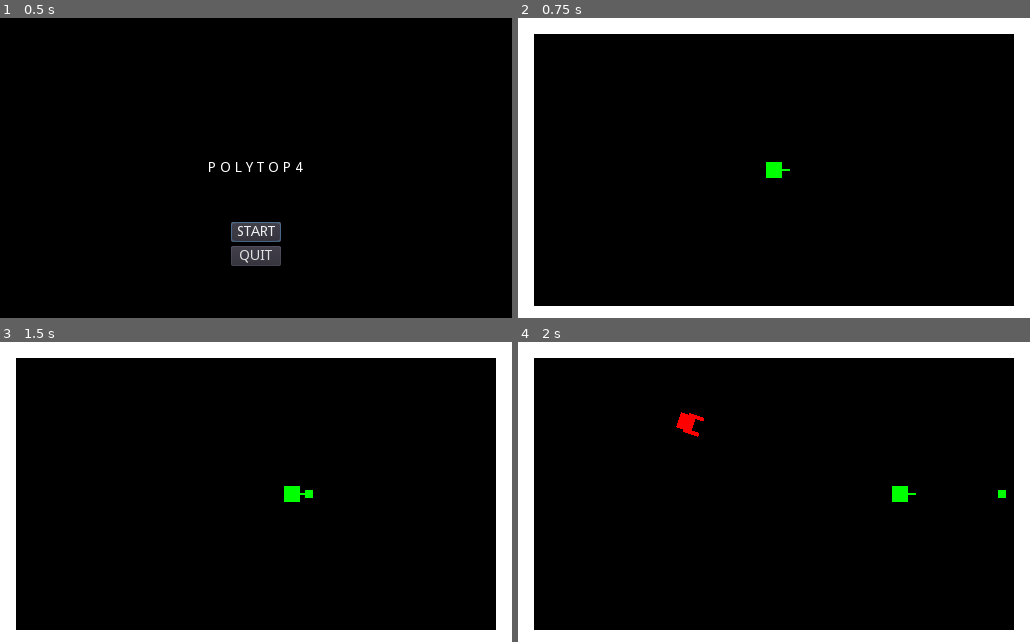
Above: before the commit, frames 1-4 (two rows, left to right).
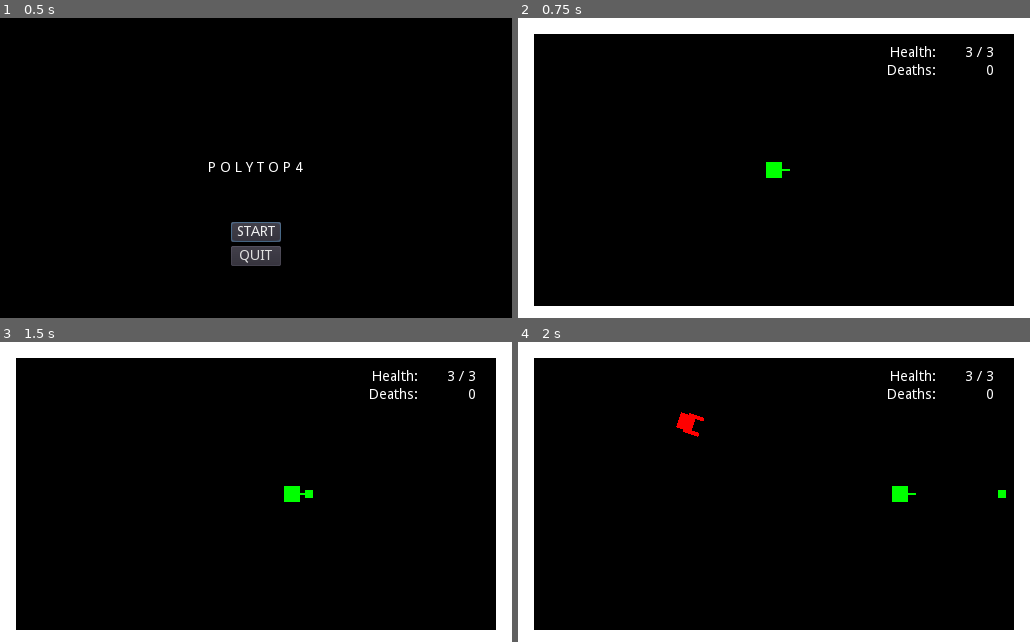
Above: after the commit, the same moments.

Repository: rodriguezric/PolyTop4
Game: Godot game, scene res://Main.tscn
The game is run twice, just before and just after one commit, with the same random seed, the same clock (stepped at 60 frames per second) and the same inputs.
Inputs (mouse positions are in pixels of both pictures, inside the frame that each line leads up to):
- Up to frame 1 (0.5 s): no input
- Up to frame 2 (0.75 s): click "START" at 0.5 s
- Up to frame 3 (1.5 s): tap Enter at 1.25 s; move the mouse to (368, 477) at 1.27 s; hold D (move_right) from 1.28 s (still down); click (368, 477) at 1.35 s
- Up to frame 4 (2 s): keep holding D (move_right)

Frame 1 is identical in both runs. In frame 2, 0.4% of the frame differs, in the area x 72-93%, y 9-19%; in frame 3, 0.4%; in frame 4, 0.4%.

Commit message:
v1.2.0 - Added HUD and global variables.

Diff:
--- a/Level1.tscn
+++ b/Level1.tscn
@@ -89,4 +89,5 @@
 
 [node name="SoundEffects" parent="." instance=ExtResource( 6 )]
 [connection signal="death" from="Player" to="." method="_on_Player_death"]
+[connection signal="hurt" from="Player" to="." method="_on_Player_hurt"]
 [connection signal="timeout" from="Timers/SpawnTimer" to="." method="_on_SpawnTimer_timeout"]
--- a/Level2.tscn
+++ b/Level2.tscn
@@ -90,5 +90,6 @@
 
 [node name="SoundEffects" parent="." instance=ExtResource( 6 )]
 [connection signal="death" from="Player" to="." method="_on_Player_death"]
+[connection signal="hurt" from="Player" to="." method="_on_Player_hurt"]
 [connection signal="pause_game" from="Player" to="." method="_on_Player_pause_game"]
 [connection signal="timeout" from="Timers/SpawnTimer" to="." method="_on_SpawnTimer_timeout"]
--- a/Level3.tscn
+++ b/Level3.tscn
@@ -89,5 +89,6 @@
 
 [node name="SoundEffects" parent="." instance=ExtResource( 6 )]
 [connection signal="death" from="Player" to="." method="_on_Player_death"]
+[connection signal="hurt" from="Player" to="." method="_on_Player_hurt"]
 [connection signal="pause_game" from="Player" to="." method="_on_Player_pause_game"]
 [connection signal="timeout" from="Timers/SpawnTimer" to="." method="_on_SpawnTimer_timeout"]
--- a/project.godot
+++ b/project.godot
@@ -35,6 +35,10 @@
 config/name="Poly Top 4"
 run/main_scene="res://Main.tscn"
 config/icon="res://icon.png"
+
+[autoload]
+
+GameVariables="*res://scripts/GameVariables.gd"
 
 [display]
 
@@ -119,6 +123,7 @@
 pause={
 "deadzone": 0.5,
 "events": [ Object(InputEventKey,"resource_local_to_scene":false,"resource_name":"","device":0,"alt":false,"shift":false,"control":false,"meta":false,"command":false,"pressed":false,"scancode":16777217,"unicode":0,"echo":false,"script":null)
+, Object(InputEventJoypadButton,"resource_local_to_scene":false,"resource_name":"","device":0,"button_index":11,"pressure":0.0,"pressed":false,"script":null)
  ]
 }
 
--- a/scenes/Enemy.tscn
+++ b/scenes/Enemy.tscn
@@ -3,7 +3,7 @@
 [ext_resource path="res://scripts/Enemy.gd" type="Script" id=1]
 [ext_resource path="res://sounds/sfx_sounds_damage3.wav" type="AudioStream" id=2]
 
-[sub_resource type="Shader" id=2]
+[sub_resource type="Shader" id=1]
 code = "shader_type canvas_item;
 
 uniform vec4 flash_color : hint_color = vec4(1.0, 0.0, 0.0, 1.0);
@@ -11,20 +11,20 @@
 
 void fragment() {
 	vec4 color = texture(TEXTURE, UV);
-	color.rgb = mix(color.rgb, flash_color.rgb, flash_modifier);
+	color.rgba = mix(color.rgba, flash_color.rgba, flash_modifier);
 	COLOR = color;
 }"
 
-[sub_resource type="ShaderMaterial" id=3]
+[sub_resource type="ShaderMaterial" id=2]
 resource_local_to_scene = true
-shader = SubResource( 2 )
+shader = SubResource( 1 )
 shader_param/flash_color = Color( 1, 0, 0, 1 )
 shader_param/flash_modifier = 1.0
 
-[sub_resource type="RectangleShape2D" id=1]
+[sub_resource type="RectangleShape2D" id=3]
 extents = Vector2( 8, 8 )
 
-[sub_resource type="Animation" id=6]
+[sub_resource type="Animation" id=4]
 resource_name = "death"
 length = 0.2
 tracks/0/type = "value"
@@ -37,7 +37,7 @@
 "times": PoolRealArray( 0, 0.2 ),
 "transitions": PoolRealArray( 1, 1 ),
 "update": 0,
-"values": [ Color( 1, 0, 0, 1 ), Color( 0, 0, 0, 1 ) ]
+"values": [ Color( 1, 0, 0, 1 ), Color( 1, 0, 0, 0 ) ]
 }
 tracks/1/type = "value"
 tracks/1/path = NodePath("Polygon2D:position")
@@ -61,7 +61,7 @@
 "times": PoolRealArray( 0, 0.2 ),
 "transitions": PoolRealArray( 1, 1 ),
 "update": 0,
-"values": [ Vector2( 0, -8 ), Vector2( 0, -32 ) ]
+"values": [ Vector2( 0, -8 ), Vector2( 0, -24 ) ]
 }
 tracks/3/type = "value"
 tracks/3/path = NodePath("Line2D2:position")
@@ -104,8 +104,7 @@
 "values": [ 1.0, 0.0, 1.0 ]
 }
 
-[sub_resource type="Animation" id=4]
-resource_name = "idle"
+[sub_resource type="Animation" id=6]
 tracks/0/type = "value"
 tracks/0/path = NodePath(".:material:shader_param/flash_color")
 tracks/0/interp = 1
@@ -170,9 +169,9 @@
 one_shot = true
 
 [node name="AnimationPlayer" type="AnimationPlayer" parent="."]
-anims/death = SubResource( 6 )
+anims/death = SubResource( 4 )
 anims/hurt = SubResource( 5 )
-anims/idle = SubResource( 4 )
+anims/idle = SubResource( 6 )
 
 [node name="DeathTimer" type="Timer" parent="."]
 wait_time = 0.2
--- /dev/null
+++ b/scenes/HUD.tscn
@@ -0,0 +1,84 @@
+[gd_scene load_steps=2 format=2]
+
+[ext_resource path="res://scripts/HUD.gd" type="Script" id=1]
+
+[node name="HUD" type="VBoxContainer"]
+anchor_right = 1.0
+anchor_bottom = 1.0
+script = ExtResource( 1 )
+__meta__ = {
+"_edit_use_anchors_": false
+}
+
+[node name="HBoxContainer" type="HBoxContainer" parent="."]
+margin_right = 512.0
+margin_bottom = 148.0
+size_flags_vertical = 3
+
+[node name="CenterContainer" type="CenterContainer" parent="HBoxContainer"]
+margin_right = 236.0
+margin_bottom = 148.0
+size_flags_horizontal = 3
+
+[node name="VBoxContainer" type="VBoxContainer" parent="HBoxContainer"]
+margin_left = 240.0
+margin_right = 476.0
+margin_bottom = 148.0
+size_flags_horizontal = 3
+
+[node name="CenterContainer" type="CenterContainer" parent="HBoxContainer/VBoxContainer"]
+margin_right = 236.0
+margin_bottom = 24.0
+rect_min_size = Vector2( 0, 24 )
+
+[node name="HBoxContainer" type="HBoxContainer" parent="HBoxContainer/VBoxContainer"]
+margin_top = 28.0
+margin_right = 236.0
+margin_bottom = 42.0
+alignment = 2
+
+[node name="HealthLabel" type="Label" parent="HBoxContainer/VBoxContainer/HBoxContainer"]
+margin_left = 132.0
+margin_right = 182.0
+margin_bottom = 14.0
+text = "Health: "
+align = 2
+
+[node name="HealthValue" type="Label" parent="HBoxContainer/VBoxContainer/HBoxContainer"]
+margin_left = 186.0
+margin_right = 236.0
+margin_bottom = 14.0
+rect_min_size = Vector2( 50, 0 )
+align = 2
+
+[node name="HBoxContainer2" type="HBoxContainer" parent="HBoxContainer/VBoxContainer"]
+margin_top = 46.0
+margin_right = 236.0
+margin_bottom = 60.0
+alignment = 2
+
+[node name="DeathsLabel" type="Label" parent="HBoxContainer/VBoxContainer/HBoxContainer2"]
+margin_left = 129.0
+margin_right = 182.0
+margin_bottom = 14.0
+text = "Deaths: "
+align = 2
+
+[node name="DeathsValue" type="Label" parent="HBoxContainer/VBoxContainer/HBoxContainer2"]
+margin_left = 186.0
+margin_right = 236.0
+margin_bottom = 14.0
+rect_min_size = Vector2( 50, 0 )
+align = 2
+
+[node name="CenterContainer2" type="CenterContainer" parent="HBoxContainer"]
+margin_left = 480.0
+margin_right = 512.0
+margin_bottom = 148.0
+rect_min_size = Vector2( 32, 0 )
+
+[node name="CenterContainer" type="CenterContainer" parent="."]
+margin_top = 152.0
+margin_right = 512.0
+margin_bottom = 300.0
+size_flags_vertical = 3
--- a/scenes/Screens.tscn
+++ b/scenes/Screens.tscn
@@ -1,9 +1,12 @@
-[gd_scene load_steps=2 format=2]
+[gd_scene load_steps=3 format=2]
 
 [ext_resource path="res://scripts/Screens.gd" type="Script" id=1]
+[ext_resource path="res://scenes/HUD.tscn" type="PackedScene" id=2]
 
 [node name="Screens" type="CanvasLayer"]
 script = ExtResource( 1 )
+
+[node name="HUD" parent="." instance=ExtResource( 2 )]
 
 [node name="LoseScreen" type="ColorRect" parent="."]
 visible = false
@@ -90,12 +93,14 @@
 "_edit_use_anchors_": false
 }
 
-[node name="Label" type="Label" parent="WinScreen/CenterContainer"]
-margin_left = 224.0
-margin_top = 143.0
-margin_right = 288.0
-margin_bottom = 157.0
-text = "YOU LOSE"
+[node name="WinLabel" type="Label" parent="WinScreen/CenterContainer"]
+margin_left = 195.0
+margin_top = 134.0
+margin_right = 317.0
+margin_bottom = 165.0
+text = "YOU WIN!
+YOU DIED X TIMES!"
+align = 1
 
 [node name="VBoxContainer" type="VBoxContainer" parent="WinScreen"]
 anchor_right = 1.0
--- /dev/null
+++ b/scripts/GameVariables.gd
@@ -0,0 +1,6 @@
+extends Node
+
+var max_health : int = 3
+var max_bullets : int = 1
+var deaths : int = 0
+var time : int = 0
--- /dev/null
+++ b/scripts/HUD.gd
@@ -0,0 +1,18 @@
+extends VBoxContainer
+
+onready var health = $HBoxContainer/VBoxContainer/HBoxContainer/HealthValue
+onready var deaths = $HBoxContainer/VBoxContainer/HBoxContainer2/DeathsValue
+
+
+func _ready() -> void:
+	update_health(GameVariables.max_health)
+	update_deaths()
+
+
+func update_health(_health : int) -> void:
+	print("updating health " + str(_health))
+	health.text = str(_health) + " / " + str(GameVariables.max_health)
+
+
+func update_deaths() -> void:
+	deaths.text = str(GameVariables.deaths)
--- a/scripts/Level.gd
+++ b/scripts/Level.gd
@@ -71,6 +71,7 @@
 
 
 func _on_Player_death() -> void:
+	update_deaths()
 	show_lose_screen()
 
 
@@ -98,3 +99,12 @@
 
 func _on_Player_pause_game() -> void:
 	screens.show_pause_screen()
+
+
+func update_deaths() -> void:
+	GameVariables.deaths += 1
+	screens.update_deaths()
+
+
+func _on_Player_hurt() -> void:
+	screens.update_health(player.health)
--- a/scripts/Player.gd
+++ b/scripts/Player.gd
@@ -3,6 +3,7 @@
 
 signal pause_game
 signal death
+signal hurt
 
 onready var gun = $Gun
 onready var animation_player = $AnimationPlayer
@@ -85,7 +86,7 @@
 
 
 func _on_Bullet_destroyed():
-	live_bullets -= 1
+	live_bullets = max(0, live_bullets - 1)
 
 
 func shoot_bullet() -> void:
@@ -110,6 +111,7 @@
 	hurt_sound.play()
 
 	health -= amount
+	emit_signal("hurt")
 
 
 func destroy() -> void:
--- a/scripts/Screens.gd
+++ b/scripts/Screens.gd
@@ -1,4 +1,6 @@
 extends CanvasLayer
+
+onready var hud = $HUD
 
 onready var pause_screen = $PauseScreen
 onready var lose_screen = $LoseScreen
@@ -8,8 +10,12 @@
 onready var lose_button = $LoseScreen/VBoxContainer/CenterContainer2/VBoxContainer/TryAgainButton
 onready var win_button = $WinScreen/VBoxContainer/CenterContainer2/VBoxContainer/MenuButton
 
+onready var win_label := $WinScreen/CenterContainer/WinLabel
+
 func show_win_screen() -> void:
 	hide_all_screens()
+	win_label.text = "YOU WIN!\nYOU DIED "+ str(GameVariables.deaths) +" TIMES!"
+
 	win_screen.visible = true
 	win_button.grab_focus()
 
@@ -33,6 +39,14 @@
 	pause_screen.visible = false
 
 
+func update_health(health : int) -> void:
+	hud.update_health(health)
+
+
+func update_deaths() -> void:
+	hud.update_deaths()
+
+
 func _on_ContinueButton_pressed() -> void:
 	hide_all_screens()
 	get_tree().paused = false
Not shown: 1 places in scenes/Enemy.tscn that only renumber resources
Not shown: 3 places in scenes/Player.tscn that only renumber resources
